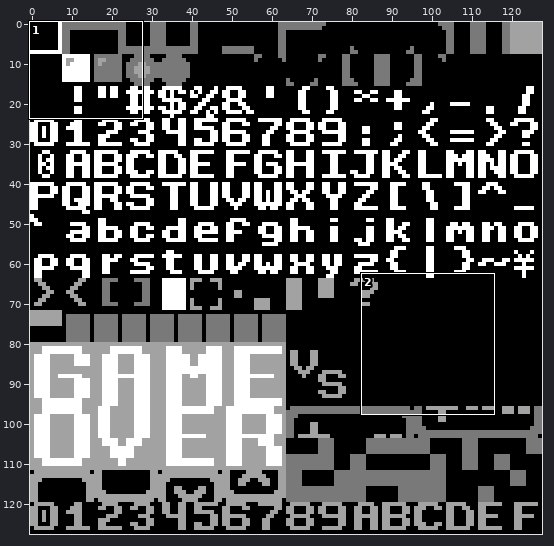
Pixel-art file: images/tiles.aseprite. The first picture is a wide view before the edit; the outline marks the close-up.
Close-up. Old version:
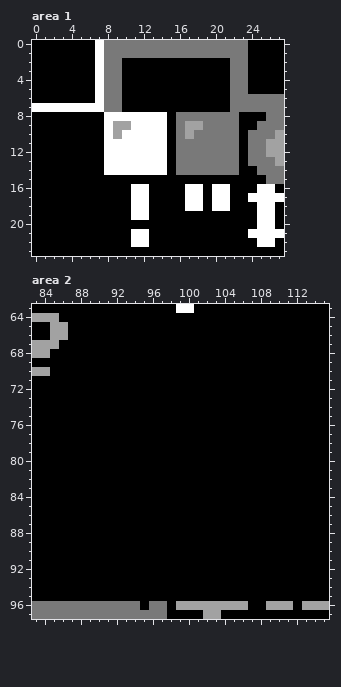
128x128 pixels, 1 frame. Shown: area 1: x 0..27, y 0..23; area 2: x 83..115, y 63..97.
Now the later version:
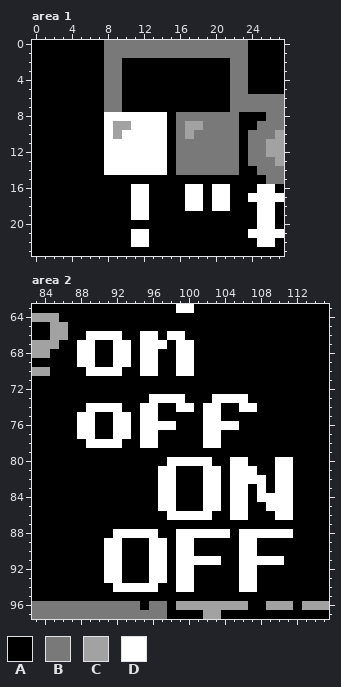
Palette (. is transparent): A #000000  B #797979  C #a2a2a2  D #ffffff
From old to new:
Changed rows in their new state; - is an unchanged pixel.
Area 1:
first column x 0:
 0 -------A
 1 -------A
 2 -------A
 3 -------A
 4 -------A
 5 -------A
 6 -------A
 7 AAAAAAAA
Area 2:
first column x 88:
66 -DDDD--DD-DD------------
67 DD--DD-DDD-DD-----------
68 DD--DD-DD--DD-----------
69 DD--DD-DD--DD-----------
70 -DDDD--DD--DD-----------
73 --------DDDD---DDDD-----
74 -DDDD--DD--DD-DD--DD----
75 DD--DD-DD-----DD--------
76 DD--DD-DDDD---DDDD------
77 DD--DD-DD-----DD--------
78 -DDDD--DD-----DD--------
80 ----------DDDDD--DD---DD
81 ---------DD---DD-DDD--DD
82 ---------DD---DD-DDDD-DD
83 ---------DD---DD-DD-D-DD
84 ---------DD---DD-DD-DDDD
85 ---------DD---DD-DD--DDD
86 ----------DDDDD--DD---DD
88 ----DDDDD--DDDDDD-DDDDDD
89 ---DD---DD-DD-----DD----
90 ---DD---DD-DD-----DD----
91 ---DD---DD-DDDDD--DDDDD-
92 ---DD---DD-DD-----DD----
93 ---DD---DD-DD-----DD----
94 ----DDDDD--DD-----DD----
Changed places in both close-ups, as pixel boxes (x1, y1, x2, y2):
changed: (32, 40, 104, 112)
changed: (77, 331, 293, 592)
